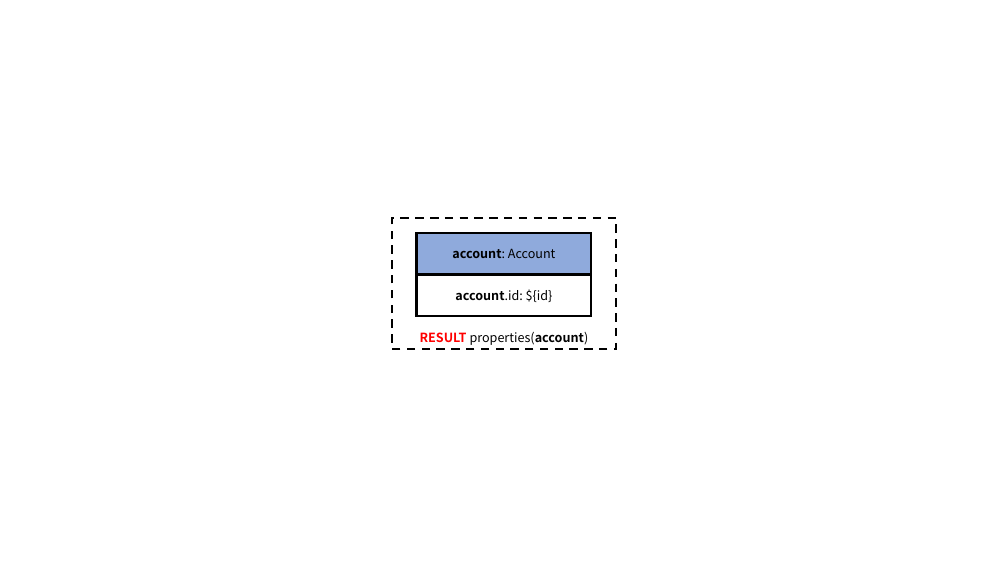
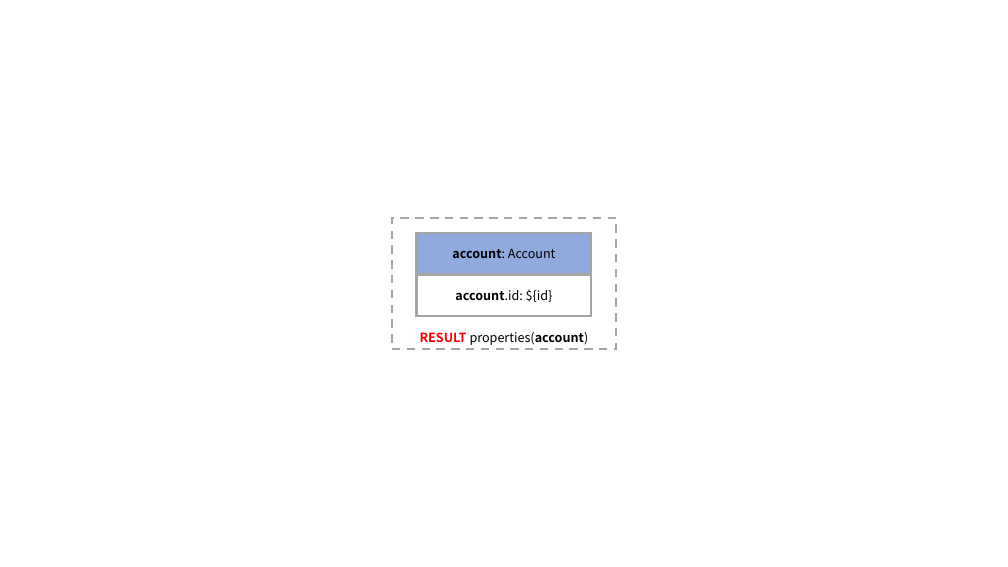
Before and after one commit to ldbc/ldbc_finbench_docs, a slide deck: slide 1 of patterns/transaction-simple-read.pptx. Drawn at 1008x567 pixels with LibreOffice and Linux fonts; fonts in the diff are those of the drawing. Boxes give left, top, right and bottom in pixels: in the first picture for what was removed or moved away, otherwise in the second. Text is boxed around its words. In the diff, an @@ line names an element or a change of style, - is before the commit and + after.

```diff
--- a/patterns/transaction-simple-read.pptx
+++ b/patterns/transaction-simple-read.pptx
@@ rectangle "RESULT properties(account)" at (x1=392, y1=219, x2=616, y2=349): outline #000000 2 pt dashed to #A5A5A5 2 pt dashed @@
@@ rectangle "account: Account" at (x1=417, y1=233, x2=591, y2=274): outline #000000 2 pt to #A5A5A5 2 pt @@
@@ rectangle "account.id: ${id}" at (x1=417, y1=274, x2=591, y2=316): outline #000000 2 pt to #A5A5A5 2 pt @@
```
Also in this commit, not shown: 7 other slides changed, 41 other files.
